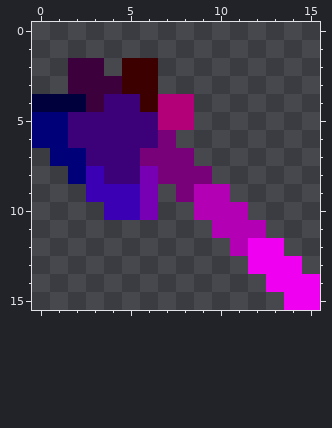
Edited in one commit: pixel-art sprite (assets/cubyz/tools/axe.png). Above: the version before the commit.
The file is 16x16 pixels.
Now the later version:
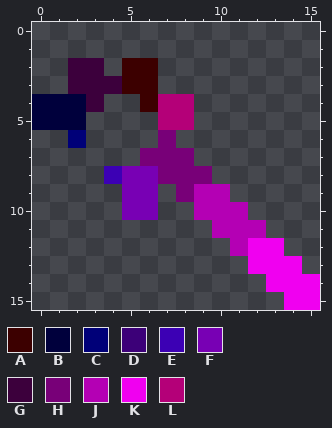
Palette (. is transparent): A #3c0000  B #00003c  C #000078  D #3c0078  E #3c00b4  F #7800b4  G #3c003c  H #780078  J #b400b4  K #f000f0  L #b40078
From old to new:
Colour C becomes colour B in row 5 at x 0 to 1.
Colour D becomes colour B in row 5 at x 2.
Colour D becomes colour C in row 6 at x 2.
Colour D becomes colour E in row 8 at x 4.
Colour D becomes colour F in row 8 at x 5.
Colour E becomes colour F in rows 9 to 10 at x 5.
The author cleared colour C in row 6 at x 0 to 1; in row 7 at x 1 to 2; in row 8 at x 2.
The author cleared colour D in row 4 at x 4 to 5; in rows 5 to 6 at x 3 to 6; in row 7 at x 3 to 5.
The author cleared colour E in row 8 at x 3; in row 9 at x 3 to 4; in row 10 at x 4.
Where, in picture pixels (left, top, right, bottom), the same in both pictures:
changed: (32, 94, 158, 220)
